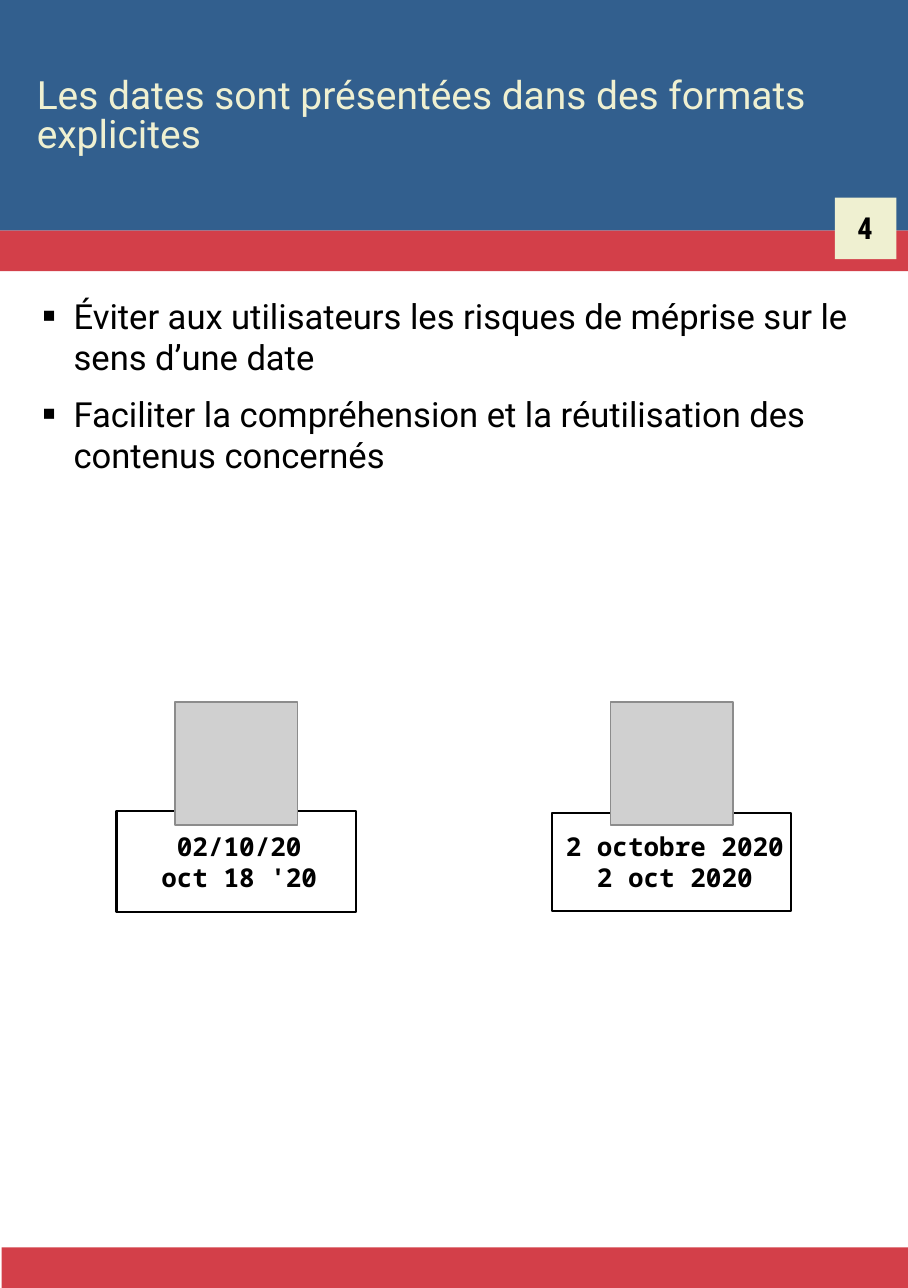
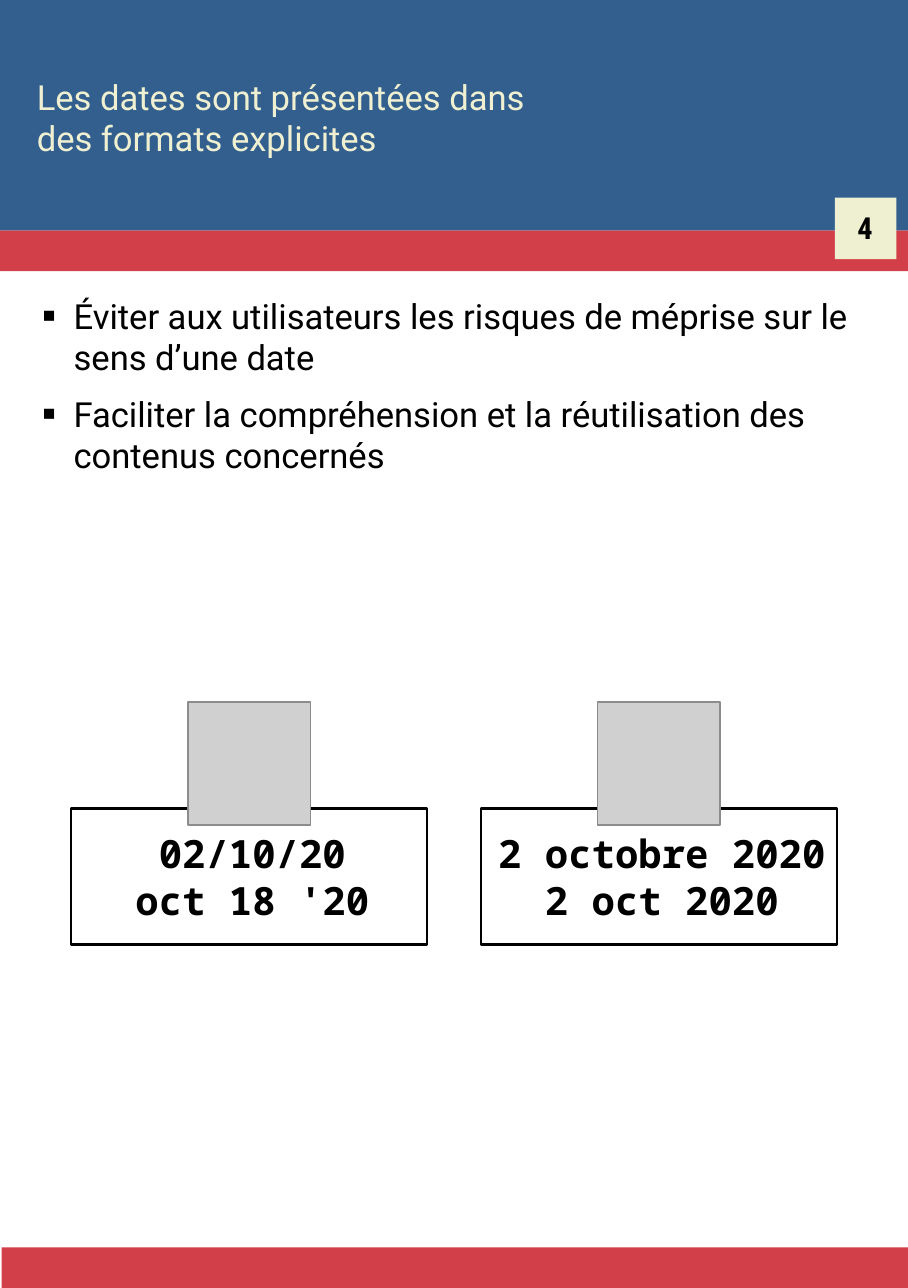
Before and after one commit to Zigazou/bonnes-pratiques-illustrees, a slide deck: slide 7 of bonnes-pratiques.odp. Drawn at 908x1288 pixels with LibreOffice and Linux fonts; fonts in the diff are those of the drawing; grey boxes stand for pictures. Boxes give left, top, right and bottom in pixels: in the first picture for what was removed or moved away, otherwise in the second. Text is boxed around its words. In the diff, an @@ line names an element or a change of style, - is before the commit and + after.

```diff
--- a/bonnes-pratiques.odp
+++ b/bonnes-pratiques.odp
@@ title "Les dates sont présentées dans ..." at (37, 84, 524, 158): size 18 to 16 pt; line spacing 0.85 to 1 @@
@@ picture: place and size @@
-picture at (174, 702, 297, 825)
+picture at (188, 702, 311, 825)
@@ picture: place and size @@
-picture at (611, 702, 734, 825)
+picture at (597, 702, 720, 825)
@@ rectangle "02/10/20": place and size @@
-rectangle "02/10/20" at (117, 811, 357, 913)
+rectangle "02/10/20" at (72, 808, 427, 944)
@@ rectangle "02/10/20" at (72, 808, 427, 944): size 12 to 18 pt @@
@@ rectangle "2 octobre 2020" at (481, 808, 836, 944): size 12 to 18 pt @@
@@ rectangle "2 octobre 2020": place and size @@
-rectangle "2 octobre 2020" at (551, 813, 791, 911)
+rectangle "2 octobre 2020" at (481, 808, 836, 944)
```
Also in this commit, not shown: 24 other slides changed, 36 slides added, 7 other files.
